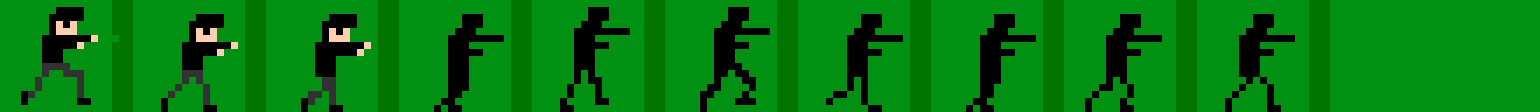
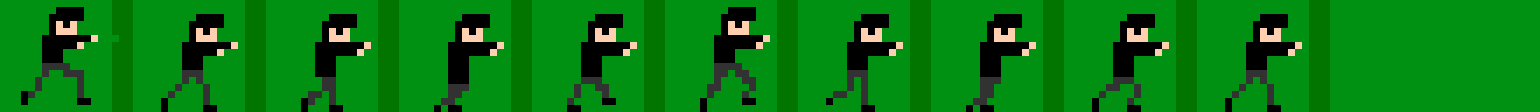
Before/after of a w=1540, h=112 layered artwork. What changed in the layer stack:
added layer "background copy" above "Layer" over [441, 7, 1302, 112]
added layer "Layer" above "background" over [441, 7, 1302, 112]
hid "background", painted on it over [441, 7, 1302, 112]
hid "bg", painted on it over [441, 7, 1302, 112]
